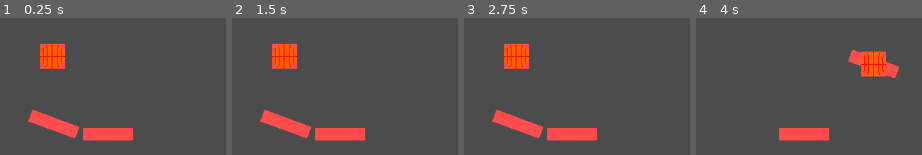
Above: before the commit, frames 1-4 (left to right).
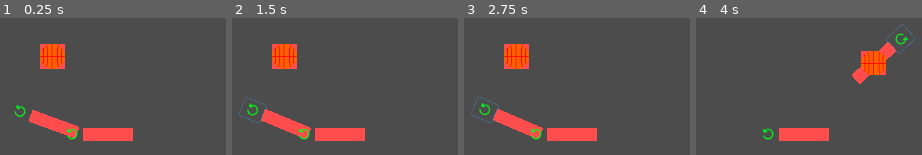
Above: after the commit, the same moments.

Repository: Doubi88/thingymajigsaw
Game: Godot game, scene res://Scenes/ObjectsTest.tscn
Same seed, same stepped clock (60 frames per second), same inputs: the game is played once before the commit and once after it. This scene is started directly instead of the project's main scene.
Inputs (mouse positions are in pixels of both pictures, inside the frame that each line leads up to):
- Up to frame 1 (0.25 s): no input
- Up to frame 2 (1.5 s): click (252, 111) at 0.52 s; click (252, 111) at 1.27 s
- Up to frame 3 (2.75 s): click (484, 109) at 2.02 s
- Up to frame 4 (4 s): tap Enter at 2.75 s; drag from (747, 56) to (874, 64) at 2.77 s; tap Space at 3.5 s; drag from (750, 123) to (874, 64) at 3.52 s

The runs differ from the first frame. In frame 1, 1.1% of the frame differs, in the area x 6-59%, y 18-90%; in frame 2, 1.4%; in frame 3, 1.4%; in frame 4, 3.5%, in the area x 29-97%, y 4-90%.

Commit message:
Rotation works

Diff:
--- a/MachineObjects/Board.tscn
+++ b/MachineObjects/Board.tscn
@@ -1,11 +1,17 @@
-[gd_scene load_steps=5 format=2]
+[gd_scene load_steps=7 format=2]
 
 [ext_resource path="res://Sprites/Board.png" type="Texture" id=1]
 [ext_resource path="res://MachineObjects/Scripts/MachineObject.gd" type="Script" id=2]
 [ext_resource path="res://Tools/RedOverlay.tscn" type="PackedScene" id=3]
+[ext_resource path="res://Sprites/RotateButton.png" type="Texture" id=4]
 
 [sub_resource type="RectangleShape2D" id=1]
 extents = Vector2( 32.176, 8.22127 )
+
+[sub_resource type="AtlasTexture" id=2]
+flags = 4
+atlas = ExtResource( 4 )
+region = Rect2( 0, 0, 16, 16 )
 
 [node name="Board" type="RigidBody2D"]
 input_pickable = true
@@ -32,6 +38,18 @@
 margin_top = -8.0
 margin_right = 32.0
 margin_bottom = 8.0
+
+[node name="RotateButton" type="ToolButton" parent="."]
+margin_left = -60.261
+margin_top = -12.0
+margin_right = -32.261
+margin_bottom = 12.0
+icon = SubResource( 2 )
+__meta__ = {
+"_edit_use_anchors_": false
+}
 [connection signal="input_event" from="." to="." method="_on_MachineObject_input_event"]
 [connection signal="area_entered" from="CheckArea" to="." method="_on_CheckArea_area_entered"]
 [connection signal="area_exited" from="CheckArea" to="." method="_on_CheckArea_area_exited"]
+[connection signal="button_down" from="RotateButton" to="." method="_on_RotateButton_button_down"]
+[connection signal="button_up" from="RotateButton" to="." method="_on_RotateButton_button_up"]
--- a/MachineObjects/Scripts/MachineObject.gd
+++ b/MachineObjects/Scripts/MachineObject.gd
@@ -6,6 +6,9 @@
 
 var isActive = false
 var isDragging = false
+var isRotating = false
+var rotationStartAngle: float
+
 var reset = false
 var startPos: Vector2
 var startRotation = 0
@@ -24,18 +27,18 @@
 			global_transform.origin = startPos
 
 			reset = false
-
-		if Input.is_mouse_button_pressed(BUTTON_LEFT) && (GlobalVars.draggingObject == null || GlobalVars.draggingObject == self):
-			var spriteRect = (get_node("Sprite") as Sprite).get_rect()
-			spriteRect.position += global_position
-			var mousePos = get_global_mouse_position()
-			if spriteRect.has_point(mousePos):
-				isDragging = true
-				GlobalVars.draggingObject = self
-		else:
-			if GlobalVars.draggingObject == self:
-				GlobalVars.draggingObject = null
-			isDragging = false
+		if !isRotating:
+			if  Input.is_mouse_button_pressed(BUTTON_LEFT) && (GlobalVars.editingObject == null || GlobalVars.editingObject == self):
+				var spriteRect = (get_node("Sprite") as Sprite).get_rect()
+				spriteRect.position += global_position
+				var mousePos = get_global_mouse_position()
+				if spriteRect.has_point(mousePos):
+					isDragging = true
+					GlobalVars.editingObject = self
+			else:
+				if GlobalVars.editingObject == self:
+					GlobalVars.editingObject = null
+				isDragging = false
 
 
 		startPos = global_transform.origin
@@ -47,6 +50,12 @@
 			get_node("RedOverlay").visible = true
 	elif !isStatic:
 		mode = MODE_RIGID
+
+	if isRotating:
+		var rotationAngle = global_position.angle_to_point(get_global_mouse_position()) - rotationStartAngle
+		print("rotationAngle ", rotationAngle)
+		rotate(rotationAngle)
+		rotationStartAngle = rotation
 
 	if isDragging:
 		global_transform.origin = get_global_mouse_position()
@@ -62,3 +71,17 @@
 func _on_CheckArea_area_exited(area: Area2D) -> void:
 	if area.get_parent().get_class() == get_class():
 		collisions -= 1
+
+
+func _on_RotateButton_button_down() -> void:
+	if GlobalVars.editingObject == null:
+		GlobalVars.editingObject = self
+		isRotating = true
+		rotationStartAngle = global_position.angle_to_point(get_global_mouse_position())
+		print("rotationStartAngle ", rotationStartAngle)
+
+
+func _on_RotateButton_button_up() -> void:
+	if GlobalVars.editingObject == self:
+		GlobalVars.editingObject = null
+		isRotating = false
--- a/Scripts/GlobalVars.gd
+++ b/Scripts/GlobalVars.gd
@@ -1,3 +1,3 @@
 extends Node
 
-var draggingObject: MachineObject
+var editingObject: MachineObject
--- a/project.godot
+++ b/project.godot
@@ -36,6 +36,11 @@
 
 GlobalVars="*res://Scripts/GlobalVars.gd"
 
+[display]
+
+window/stretch/mode="2d"
+window/stretch/aspect="keep"
+
 [rendering]
 
 environment/default_environment="res://default_env.tres"
Binary file added: Sprites/RotateButton.png
Not shown, added: Sprites/RotateButton.png.import
Not shown, changed: levels/test.lvl
Not shown, added: Sprites/RotateButton.xcf
